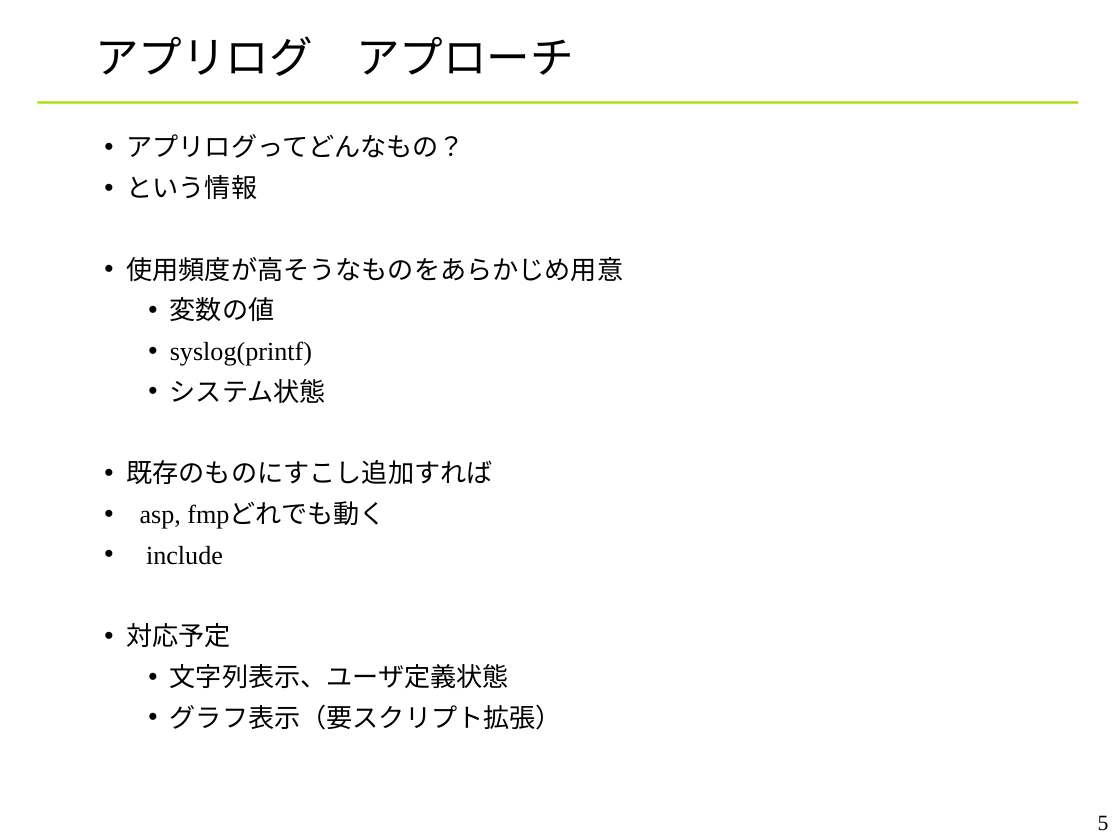
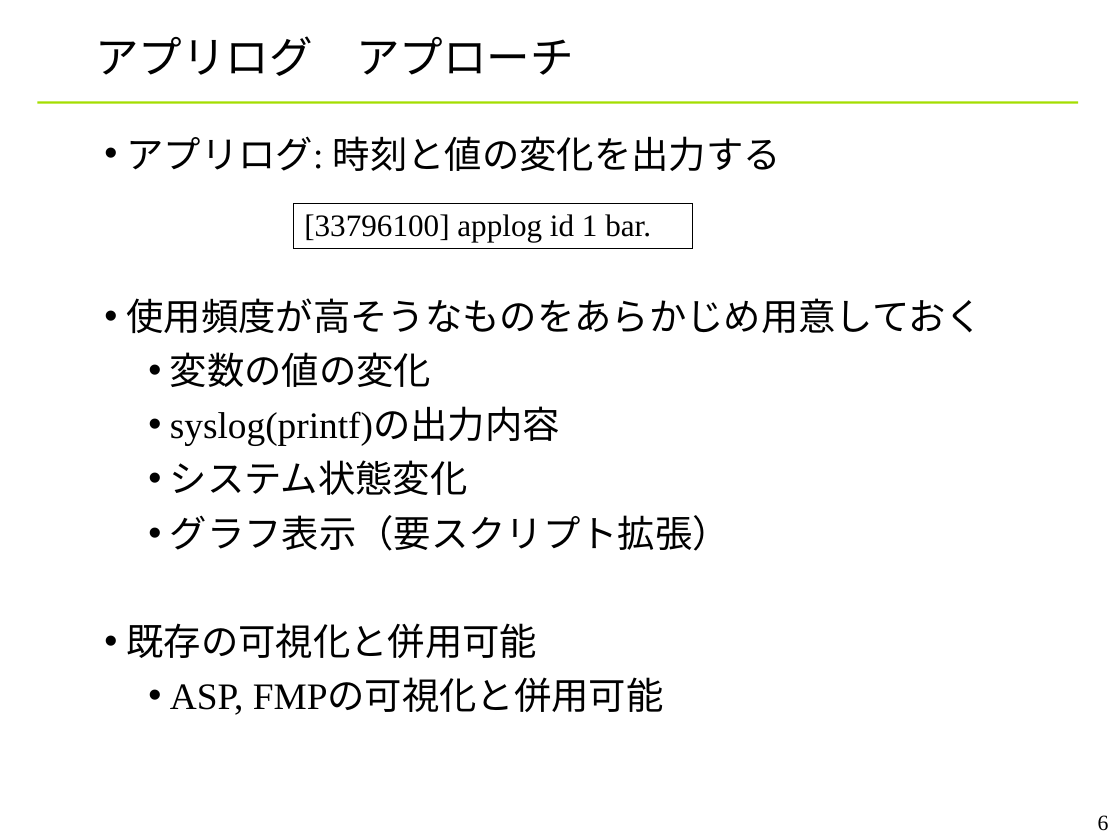
Before and after one commit to YixiaoLi/tlv4mc, a slide deck: slide 6 of doc/phase4/toppers_conference.ppt (slide 5 before the commit). Drawn at 1120x840 pixels with LibreOffice and Linux fonts; fonts in the diff are those of the drawing; background and template pictures are left out. Boxes give left, top, right and bottom in pixels: in the first picture for what was removed or moved away, otherwise in the second. Text is boxed around its words. In the diff, an @@ line names an element or a change of style, - is before the commit and + after.

```diff
--- a/doc/phase4/toppers_conference.ppt
+++ b/doc/phase4/toppers_conference.ppt
@@ text at (x1=127, y1=136, x2=983, y2=495): text changed; size 16.8 to 24 pt @@
-• アプリログってどんなもの？
-• という情報
-• 使用頻度が高そうなものをあらかじめ用意
-  • 変数の値
-  • syslog(printf)
-  • システム状態
-• 既存のものにすこし追加すれば
-• asp, fmpどれでも動く
-• include
-• 対応予定
-  • 文字列表示、ユーザ定義状態
+• アプリログ: 時刻と値の変化を出力する
+• 使用頻度が高そうなものをあらかじめ用意しておく
+  • 変数の値の変化
+  • syslog(printf)の出力内容
+  • システム状態変化
@@ rectangle added at (x1=293, y1=204, x2=692, y2=249), outline #000000 0.74 pt, 20 pt, text #000000 @@
+[33796100] applog id 1 bar.
@@ text at (x1=170, y1=515, x2=730, y2=551): size 16.8 to 24 pt in "グラフ表示（要スクリプト拡張）" @@
@@ text at (x1=127, y1=623, x2=664, y2=715): paragraphs added @@
+• 既存の可視化と併用可能
+  • ASP, FMPの可視化と併用可能
@@ page number at (x1=1098, y1=815, x2=1109, y2=831): text changed @@
-5
+6
```
Also in this commit, not shown: 4 other slides changed, 4 slides added, 3 slides removed.
